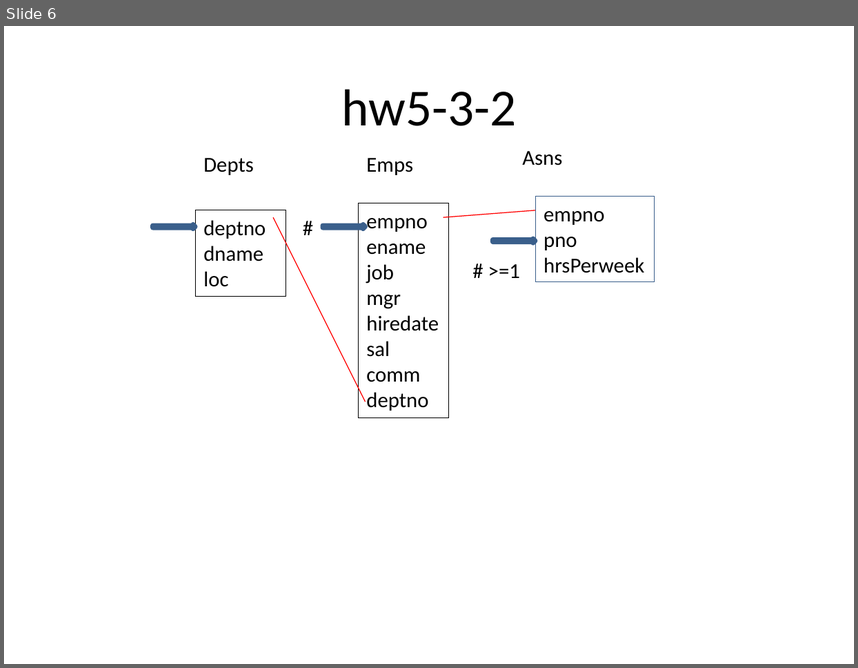
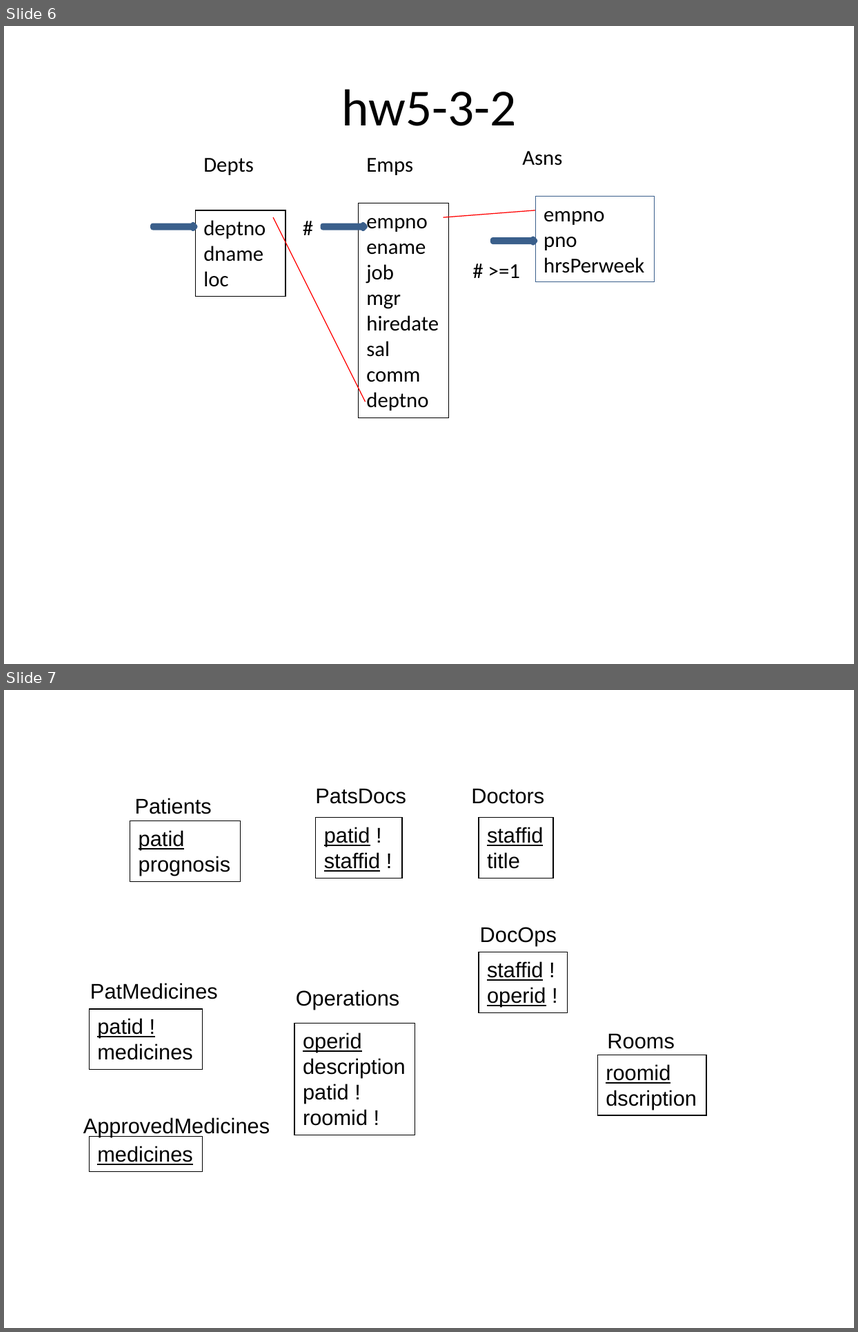
Before and after one commit to kimcharli/src-pe-tools, a slide deck: classes/CS579/dbclass/hw4-1a.pptx. Shown one above the other, each under a label of ours: slide 6 before the commit, slides 6 and 7 after it. The pictures are 858x668 and 858x1332 pixels, drawn with LibreOffice and Linux fonts; fonts in the diff are those of the drawing. Boxes give left, top, right and bottom in pixels: in the first picture for what was removed or moved away, otherwise in the second. Text is boxed around its words. In the diff, an @@ line names an element or a change of style, - is before the commit and + after.

```diff
--- a/classes/CS579/dbclass/hw4-1a.pptx
+++ b/classes/CS579/dbclass/hw4-1a.pptx
@@ slide 7 added at (4,690,854,1328), background #FFFFFF @@
@@ text added at (315,788,406,804), 18 pt, text #000000 @@
+PatsDocs
@@ text added at (471,788,544,804), 18 pt, text #000000 @@
+Doctors
@@ text added at (135,798,212,814), 18 pt, text #000000 @@
+Patients
@@ rectangle added at (130,821,240,881), outline #000000 0.75 pt, 18 pt, text #000000 @@
+patid
+prognosis
@@ rectangle added at (316,818,403,878), outline #000000 0.75 pt, 18 pt, text #000000, underline @@
+patid !
+staffid !
@@ rectangle added at (478,818,553,878), outline #000000 0.75 pt, 18 pt, text #000000, underline @@
+staffid
+title
@@ text added at (480,927,557,946), 18 pt, text #000000 @@
+DocOps
@@ rectangle added at (478,952,568,1012), outline #000000 0.75 pt, 18 pt, text #000000, underline @@
+staffid !
+operid !
@@ text added at (90,983,218,999), 18 pt, text #000000 @@
+PatMedicines
@@ text added at (296,989,400,1009), 18 pt, text #000000 @@
+Operations
@@ rectangle added at (89,1009,203,1069), outline #000000 0.75 pt, 18 pt, text #000000 @@
+patid !
+medicines
@@ rectangle added at (294,1023,415,1134), outline #000000 0.75 pt, 18 pt, text #000000 @@
+operid
+description
+patid !
+roomid !
@@ text added at (607,1033,675,1049), 18 pt, text #000000 @@
+Rooms
@@ rectangle added at (597,1055,706,1115), outline #000000 0.75 pt, 18 pt, text #000000 @@
+roomid
+dscription
@@ text added at (83,1117,270,1137), 18 pt, text #000000 @@
+ApprovedMedicines
@@ rectangle added at (89,1136,203,1171), outline #000000 0.75 pt, 18 pt, text #000000, underline @@
+medicines
```
Also in this commit, not shown: 3 slides changed, 9 other files.
